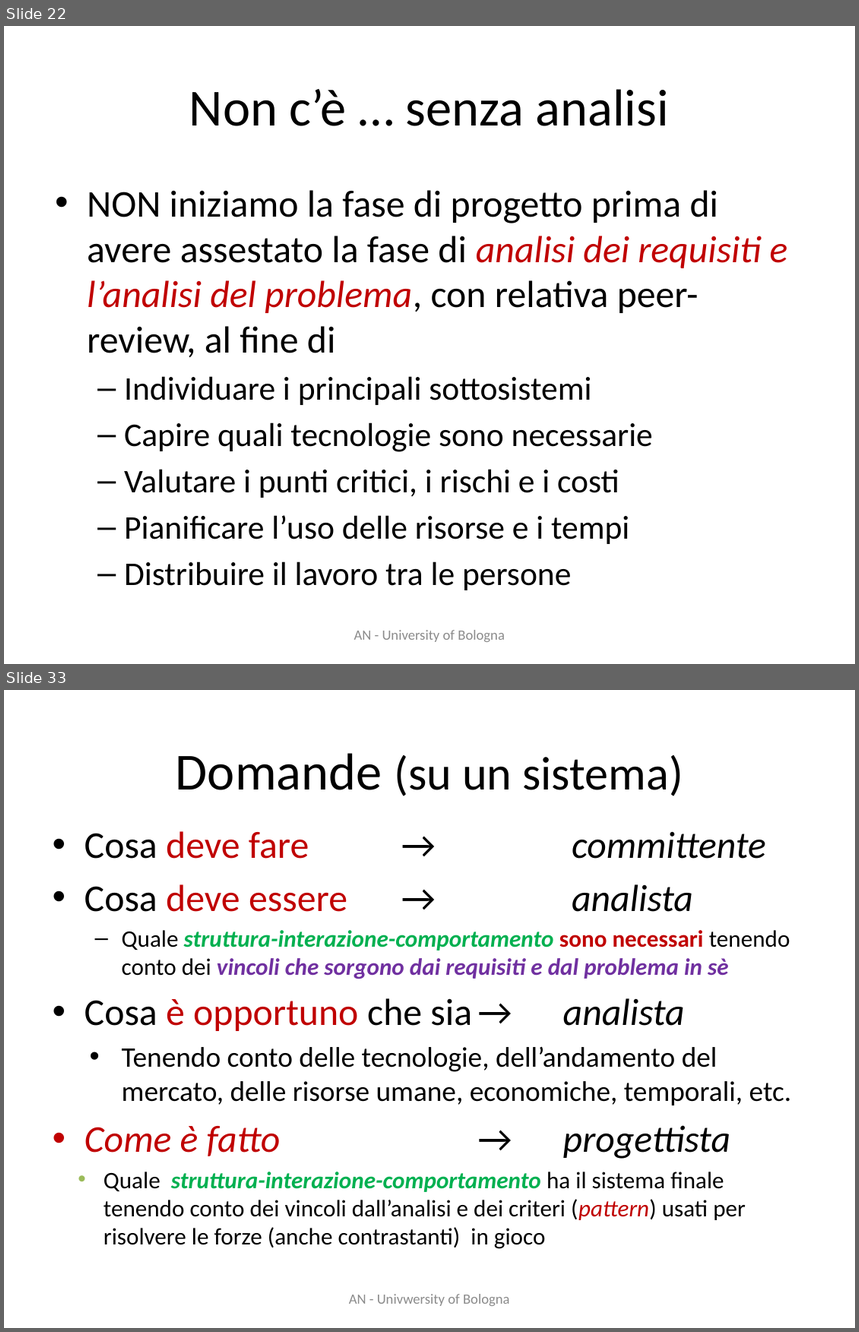
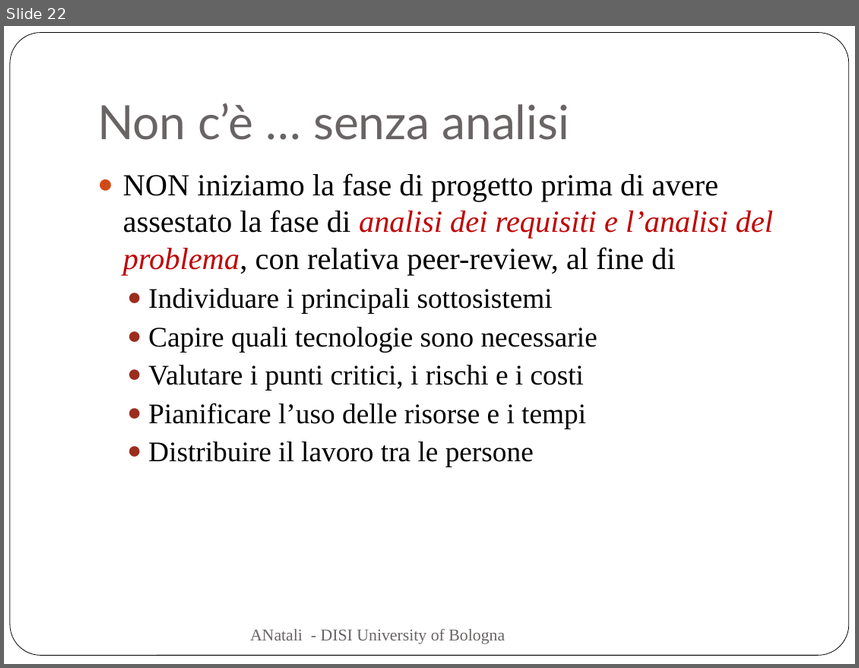
Before and after one commit to anatali/iss2020LabBo, a slide deck: it.unibo.issLabStart/userDocs/ISSM2020.pptx. Shown one above the other, each under a label of ours: slides 22 and 33 before the commit, slide 22 after it; the slides between them are not shown. The pictures are 859x1332 and 859x668 pixels, drawn with LibreOffice and Linux fonts; fonts in the diff are those of the drawing. Boxes give left, top, right and bottom in pixels: in the first picture for what was removed or moved away, otherwise in the second. Text is boxed around its words. In the diff, an @@ line names an element or a change of style, - is before the commit and + after.

```diff
--- a/it.unibo.issLabStart/userDocs/ISSM2020.pptx
+++ b/it.unibo.issLabStart/userDocs/ISSM2020.pptx
@@ slide 33 removed at (4,690,855,1328), background #FFFFFF @@
@@ title removed at (176,753,683,796) @@
-Domande (su un sistema)
@@ text removed at (85,831,792,1249) @@
-• Cosa deve fare → committente
-• Cosa deve essere → analista
-  – Quale struttura-interazione-comportamento sono necessari tenendo conto dei vincoli che sorgono dai requisiti e dal problema in sè
-• Cosa è opportuno che sia → analista
-    • Tenendo conto delle tecnologie, dell’andamento del mercato, delle risorse umane, economiche, temporali, etc.
-• Come è fatto → progettista
-    • Quale struttura-interazione-comportamento ha il sistema finale tenendo conto dei vincoli dall’analisi e dei criteri (pattern) usati per risolvere le forze (anche contrastanti) in gioco
@@ text removed at (349,1294,510,1306) @@
-AN - Univwersity of Bologna
@@ slide 22 changed as well @@
@@ rounded rectangle added at (10,33,849,656), fill #FFFFFF, outline #000000 0.5 pt @@
@@ title "Non c’è … senza analisi": place and size @@
-title "Non c’è … senza analisi" at (189,89,669,126)
+title "Non c’è … senza analisi" at (97,103,569,140)
@@ title "Non c’è … senza analisi" at (97,103,569,140): size 44 to 40 pt, font Calibri to Lato, text colour #000000 to #696464; alignment centre to left; vertical alignment middle to bottom @@
@@ text "NON iniziamo la fase di ...": place and size @@
-text "NON iniziamo la fase di ..." at (87,190,788,591)
+text "NON iniziamo la fase di ..." at (123,173,773,468)
@@ text "NON iniziamo la fase di ..." at (123,173,773,468): size 32 to 26 pt in "NON iniziamo la fase di progetto prima ..."; font Calibri to Times New Roman; size 28 to 24 pt in "Individuare i principali sottosistemi", "Capire quali tecnologie sono necessarie", "Valutare i punti critici, i rischi e ...", "Pianificare l’uso delle risorse e i tempi" and 1 more places; bullet • to ●; bullet – to ●; less space between paragraphs @@
@@ text at (250,629,505,645): text changed; size 12 to 14 pt; font Calibri to Times New Roman; text colour #8C8C8C to #696464 @@
-AN - University of Bologna
+ANatali - DISI University of Bologna
```
Also in this commit, not shown: 23 other slides changed, 46 other slides removed, 25 other files.
